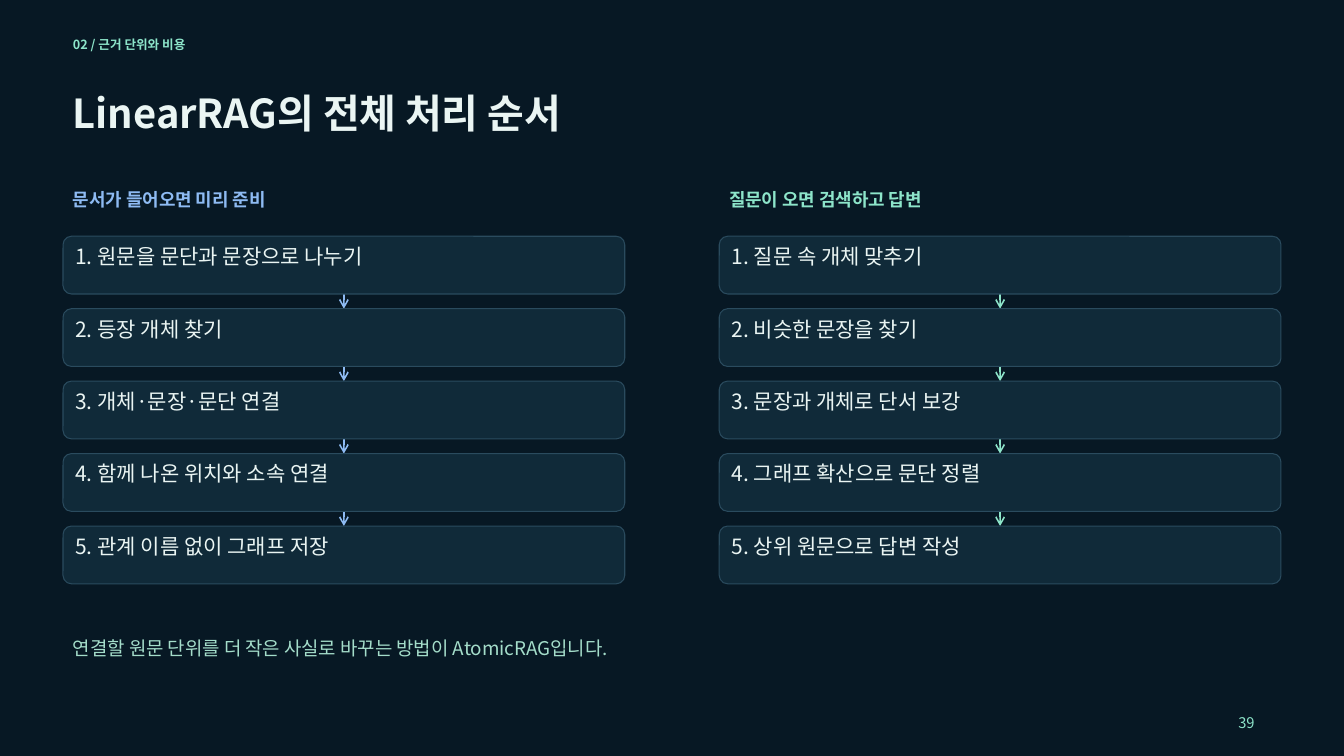
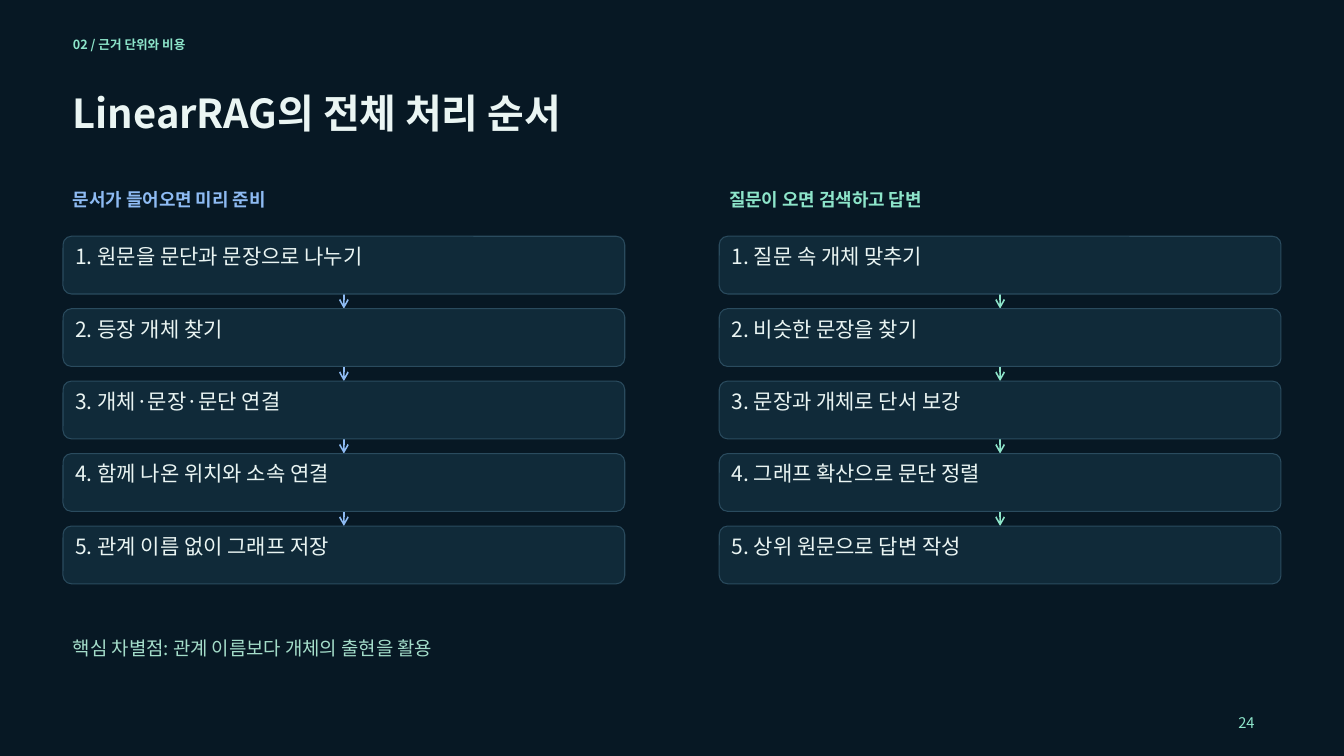
Before and after one commit to euiyulsong/graphrag-atlas, a slide deck: slide 24 of slides/GraphRAG_Atlas_Tech_Seminar.pptx (slide 39 before the commit). Drawn at 1344x756 pixels with LibreOffice and Linux fonts; fonts in the diff are those of the drawing. Boxes give left, top, right and bottom in pixels: in the first picture for what was removed or moved away, otherwise in the second. Text is boxed around its words. In the diff, an @@ line names an element or a change of style, - is before the commit and + after.

```diff
--- a/slides/GraphRAG_Atlas_Tech_Seminar.pptx
+++ b/slides/GraphRAG_Atlas_Tech_Seminar.pptx
@@ text at [73, 639, 433, 657]: text changed @@
-연결할 원문 단위를 더 작은 사실로 바꾸는 방법이 AtomicRAG입니다.
+핵심 차별점: 관계 이름보다 개체의 출현을 활용
@@ text at [1238, 717, 1254, 728]: text changed @@
-39
+24
```
Also in this commit, not shown: 12 other slides changed, 30 slides removed, 5 other files.
